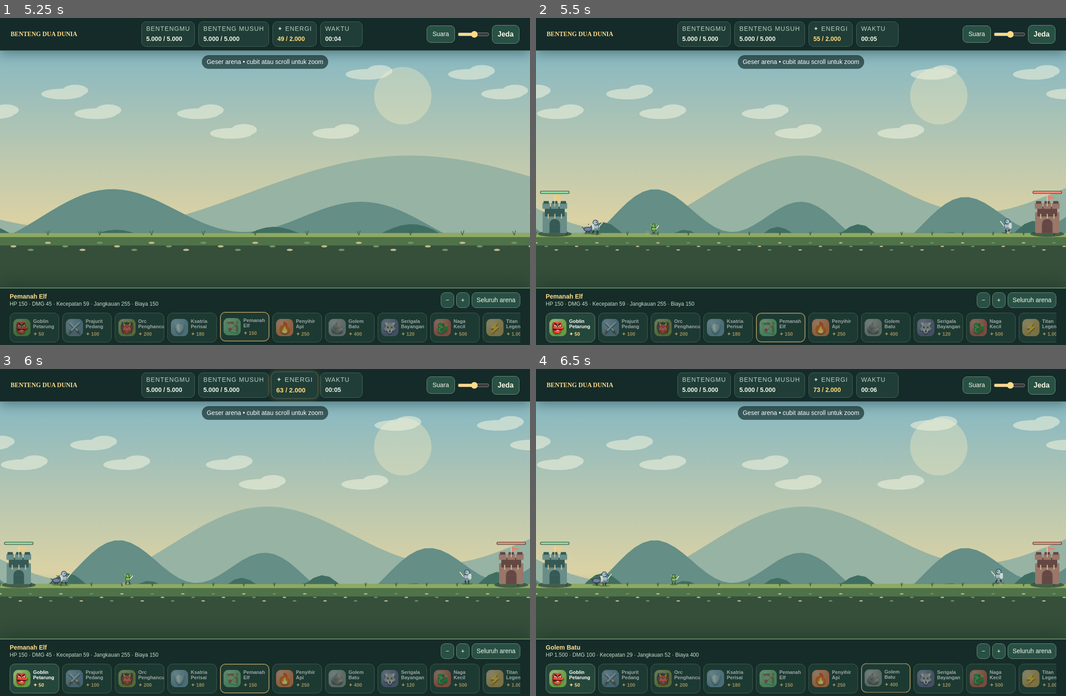
Above: before the commit, frames 1-4 (two rows, left to right).
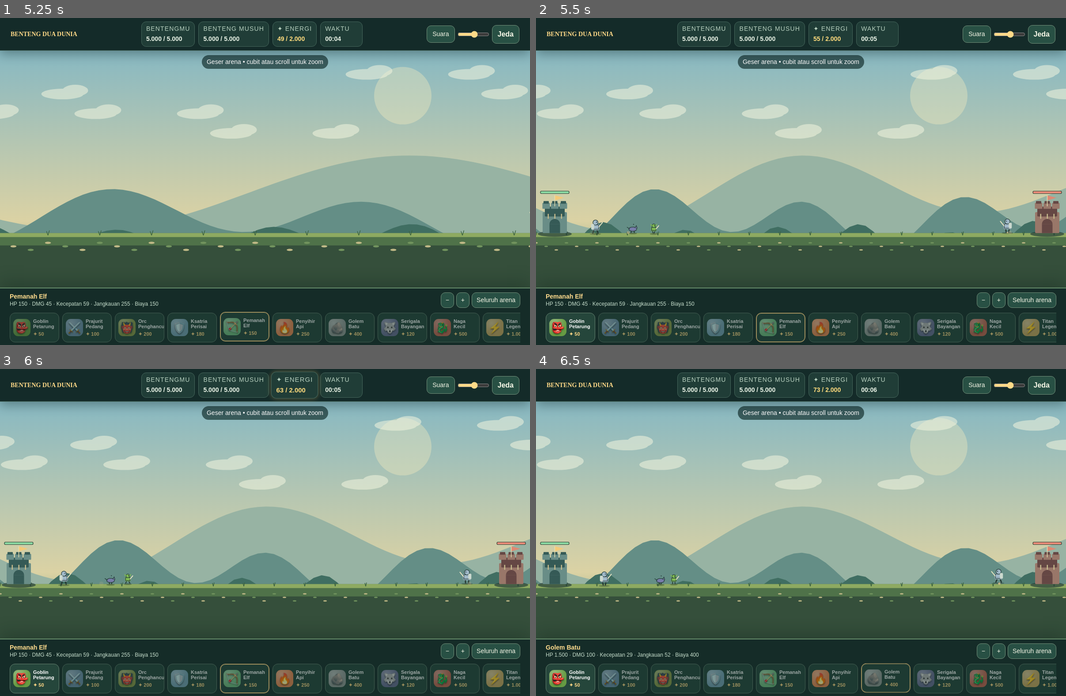
Above: after the commit, the same moments.

Repository: vexelkang-cell/gamepai
Game: browser game, page games/tower-monster/index.html
The game is run twice, just before and just after one commit, with the same random seed, the same clock (stepped at 60 frames per second) and the same inputs.
Inputs (mouse positions are in pixels of both pictures, inside the frame that each line leads up to):
- Up to frame 1 (5.25 s): click "Normal" at 0.27 s; click (265, 191) at 1.07 s; click "👺 Goblin Petarung ✦ 50" at 1.27 s; click (159, 145) at 1.67 s; click "−" at 1.87 s; press the mouse at (371, 132) at 2.27 s; release the mouse at (265, 122) at 2.4 s; click "🛡️ Ksatria Perisai ✦ 180" at 2.47 s; click (344, 217) at 2.87 s; click "🐺 Serigala Bayangan ✦ 120" at 3.07 s; click (132, 227) at 3.47 s; click "+" at 3.67 s; press the mouse at (265, 122) at 4.07 s; release the mouse at (212, 250) at 4.2 s; click "⚡ Titan Legendaris ✦ 1.000" at 4.27 s; click (424, 181) at 4.67 s; click "🏹 Pemanah Elf ✦ 150" at 4.87 s
- Up to frame 2 (5.5 s): click (642, 168) at 5.27 s; click "Seluruh arena" at 5.47 s
- Up to frame 3 (6 s): press the mouse at (212, 601) at 5.87 s
- Up to frame 4 (6.5 s): release the mouse at (695, 496) at 6 s; click "🪨 Golem Batu ✦ 400" at 6.07 s; click (854, 437) at 6.47 s

Frame 1 is identical in both runs. In frame 2, less than 0.1% of the frame differs, in the area x 8-90%, y 62-67%; in frame 3, less than 0.1%, in the area x 9-89%, y 62-67%; in frame 4, less than 0.1%.

Commit message:
Add three-unit melee frontline formation

Diff:
--- a/games/tower-monster/index.html
+++ b/games/tower-monster/index.html
@@ -260,6 +260,15 @@
     for(let i=0;i<10;i++)g.cooldowns[i]=Math.max(0,g.cooldowns[i]-dt);
     g.aiTimer-=dt;if(g.aiTimer<=0)aiSpawn();
     g.bases.forEach(b=>b.shake=Math.max(0,b.shake-dt));
+    // Maksimal tiga monster melee terdepan menjadi barisan penyerang.
+    const frontliners=[[],[]];
+    for(let team=0;team<2;team++){
+      frontliners[team]=g.units
+        .filter(v=>v.team===team&&v.hp>0&&!TYPES[v.type].shot)
+        .sort((a,b)=>(b.x-a.x)*(team===0?1:-1))
+        .slice(0,3);
+    }
+    const isFrontliner=u=>frontliners[u.team].includes(u);
     for(const u of g.units){
       if(u.hp<=0){u.death-=dt;continue}
       const t=TYPES[u.type],dir=u.team?-1:1,other=g.bases[1-u.team];
@@ -277,11 +286,21 @@
         if(u.attack<=0){u.attack=t.rate;u.anim=.32;hitTarget(u,target)}
       }else{
         let speed=t.speed;
-        // Jarak antarunit sekutu menjaga garis depan tetap dapat dibaca.
-        for(const v of g.units){
-          if(v===u||v.team!==u.team||v.hp<=0)continue;
-          const gap=(v.x-u.x)*dir;
-          if(gap>0&&gap<(t.size+TYPES[v.type].size)*.62){speed=0;break}
+        const front=frontliners[u.team];
+        if(!isFrontliner(u)&&front.length){
+          const nearest=front.reduce((best,v)=>{
+            const gap=(v.x-u.x)*dir;
+            return gap>0&&(!best||gap<best.gap)?{unit:v,gap}:best;
+          },null);
+          if(nearest&&nearest.gap<(t.size+TYPES[nearest.unit.type].size)*1.05)speed=0;
+        }
+        // Tiga unit terdepan boleh merapat; pasukan pendukung tetap mengantre.
+        if(!isFrontliner(u)&&speed>0){
+          for(const v of g.units){
+            if(v===u||v.team!==u.team||v.hp<=0)continue;
+            const gap=(v.x-u.x)*dir;
+            if(gap>0&&gap<(t.size+TYPES[v.type].size)*.62){speed=0;break}
+          }
         }
         u.x=clamp(u.x+dir*speed*dt,135,WORLD-135);
         if(speed&&Math.random()<dt*2.3)effect(u.x,0,'dust')
